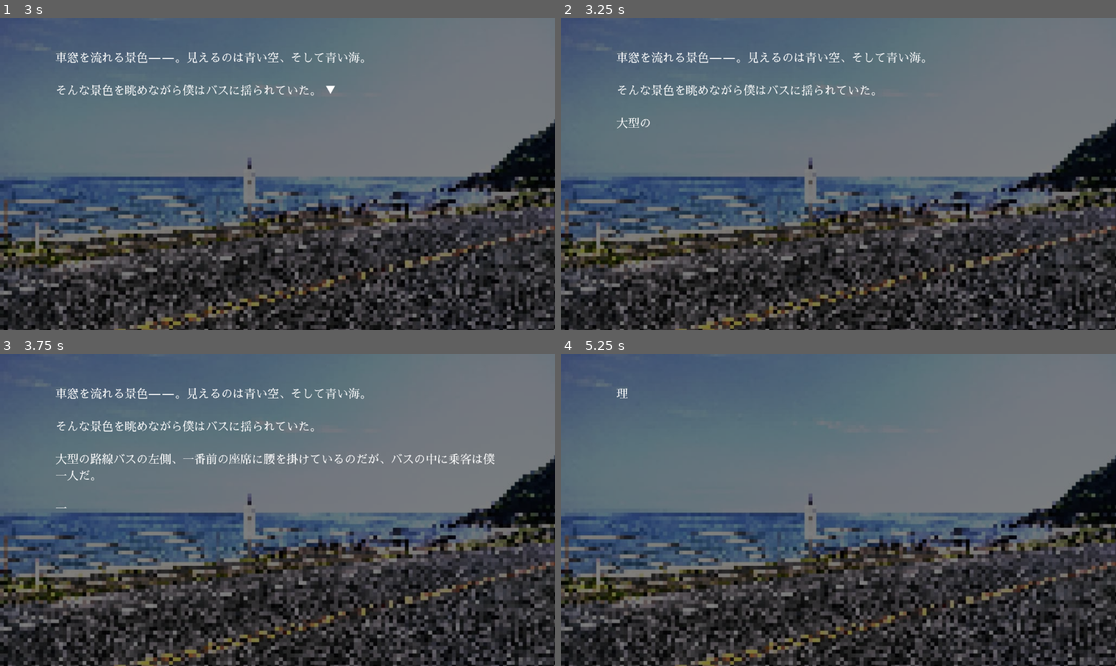
Above: before the commit, frames 1-4 (two rows, left to right).
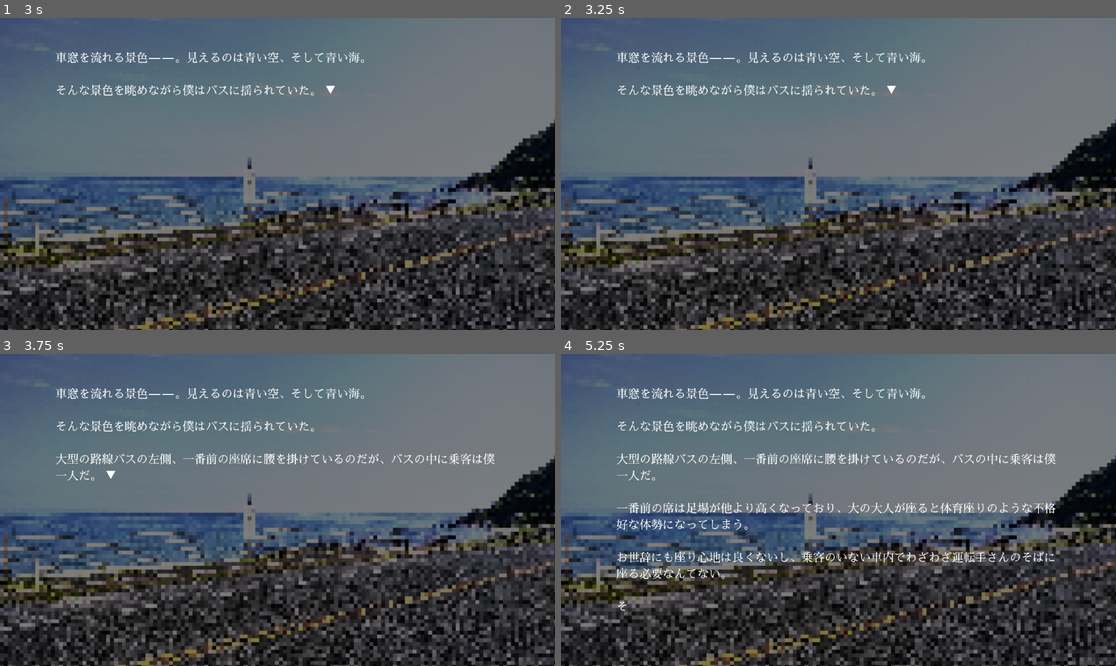
Above: after the commit, the same moments.

Repository: azukigame-s/kiminokoe
Game: Godot game, scene res://scenes/title_scene.tscn
Two runs of this game, one before a commit and one after it. Both use one fixed random seed, a clock stepped at 60 frames per second and the inputs below.
Inputs (mouse positions are in pixels of both pictures, inside the frame that each line leads up to):
- Up to frame 1 (3 s): click "ゲームを始める" at 0.5 s; tap Enter at 1.25 s; move the mouse to (399, 158) at 1.27 s; hold D 1.28-2.03 s; hold Enter 1.28-2.03 s; click (399, 158) at 1.42 s; tap Space at 1.52, 1.82, 2.27, 2.3, 2.57 s; tap E at 1.55, 2.1 s; move the mouse to (166, 189) at 2.02 s; hold Down 2.03-2.78 s; click (166, 189) at 2.17 s; move the mouse to (333, 105) at 2.77 s; hold D from 2.78 s (still down); hold Space from 2.78 s (still down); click (333, 105) at 2.92 s
- Up to frame 2 (3.25 s): keep holding D; keep holding Space; tap Enter at 3.05 s
- Up to frame 3 (3.75 s): move the mouse to (249, 572) at 3.52 s; release D at 3.53 s; release Space at 3.53 s; hold Up from 3.53 s (still down); tap Enter at 3.6 s; click (249, 572) at 3.67 s
- Up to frame 4 (5.25 s): tap Space at 3.77, 4.07 s; tap E at 3.8 s; move the mouse to (1005, 556) at 4.27 s; release Up at 4.28 s; hold Space 4.28-5.03 s; hold A from 4.28 s (still down); tap B at 4.35 s; click (1005, 556) at 4.42 s; move the mouse to (672, 463) at 5.02 s; tap C at 5.1 s; click (672, 463) at 5.17 s

Frame 1 is identical in both runs. In frame 2, 0.1% of the frame differs, in the area x 10-61%, y 21-36%; in frame 3, less than 0.1%; in frame 4, 4.4%, in the area x 10-90%, y 10-83%.

Commit message:
🔥 ページ送りバグを引き継ぎ資料にまとめた

Diff:
--- a/scripts/core/command_executor.gd
+++ b/scripts/core/command_executor.gd
@@ -91,21 +91,29 @@
 	var new_page = command.get("new_page", false)
 	var go_next = command.get("go_next", false)
 
+	print("[CommandExecutor] execute_dialogue() text=%s, new_page=%s, go_next=%s" % [text.substr(0, 20), new_page, go_next])
+
 	text_display.set_instant_display(skip_controller.is_skipping)
 	text_display.set_go_next(go_next)
 
 	# テキスト表示（アニメーション完了まで待機）
+	print("[CommandExecutor] execute_dialogue() calling show_text()")
 	await text_display.show_text(text, new_page)
+	print("[CommandExecutor] execute_dialogue() show_text() completed")
 
 	# go_next: アニメーション完了後に自動進行（クリック待機なし）
 	if go_next:
+		print("[CommandExecutor] execute_dialogue() go_next=true, skipping wait_for_advance()")
 		return
 
 	# クリック待機
 	if skip_controller.is_skipping:
+		print("[CommandExecutor] execute_dialogue() skipping, waiting timer")
 		await get_tree().create_timer(skip_controller.skip_wait_time).timeout
 	else:
+		print("[CommandExecutor] execute_dialogue() calling wait_for_advance()")
 		await text_display.wait_for_advance()
+		print("[CommandExecutor] execute_dialogue() wait_for_advance() completed")
 
 ## background コマンドを実行
 func execute_background(command: Dictionary, skip_controller: SkipController) -> void:
--- a/scripts/core/scenario_engine.gd
+++ b/scripts/core/scenario_engine.gd
@@ -86,7 +86,9 @@
 				continue  # current_indexはbranch内で設定済み
 
 		# 通常のコマンドはCommandExecutorで処理
+		print("[ScenarioEngine] Calling command_executor.execute() for command %d" % current_index)
 		await command_executor.execute(command, skip_controller)
+		print("[ScenarioEngine] command_executor.execute() completed for command %d" % current_index)
 
 		command_executed.emit(command)
 		current_index += 1
--- a/scripts/ui/text_display.gd
+++ b/scripts/ui/text_display.gd
@@ -26,6 +26,16 @@
 # go_next フラグ（インジケータ表示用）
 var _go_next: bool = false
 
+# WAITING状態のクリック検出用
+# _input() イベントベースではなく、_process() ポーリングベースで検出
+# 幽霊クリック（_input に届くが物理的でないイベント）を防ぐため
+var _waiting_mouse_was_down: bool = false    # 前フレームのマウスボタン状態
+var _waiting_key_was_down: bool = false      # 前フレームのキーボード状態（Enter/Space）
+var _waiting_needs_release: bool = false     # WAITING開始時にマウスが押されていたらリリースを待つ
+var _waiting_frame_count: int = 0            # WAITING開始からのフレーム数
+var _waiting_start_msec: int = 0             # WAITING開始時のミリ秒
+const WAITING_PROTECTION_FRAMES: int = 5    # WAITING開始直後の保護フレーム数
+
 # インジケータ
 var _indicator_blink_timer: float = 0.0
 var _indicator_blink_speed: float = 0.5
@@ -45,30 +55,30 @@
 		text_label = get_node("TextLabel")
 
 func _input(event):
-	# IDLE 状態では入力を無視
-	if _state == State.IDLE:
-		return
-
-	# クリック/キー判定
-	var is_click = false
+	# デバッグ: クリック/キーイベントのみログ出力（MouseMotionは除外）
 	if event is InputEventMouseButton:
-		if event.button_index == MOUSE_BUTTON_LEFT and event.pressed:
-			is_click = true
+		var btn_info = "MouseButton(button=%s, pressed=%s)" % [event.button_index, event.pressed]
+		var msec = Time.get_ticks_msec()
+		print("[TextDisplay] _input() %s, state=%s, msec=%d" % [btn_info, State.keys()[_state], msec])
 	elif event is InputEventKey:
-		if (event.keycode == KEY_ENTER or event.keycode == KEY_SPACE) and event.pressed:
-			is_click = true
-
-	if not is_click:
-		return
-
-	match _state:
-		State.ANIMATING:
-			# アニメーション中 → 即座に完了
+		if event.pressed:  # キーはpressedのみログ
+			var key_info = "Key(keycode=%s)" % event.keycode
+			print("[TextDisplay] _input() %s, state=%s" % [key_info, State.keys()[_state]])
+
+	# ANIMATING 状態のみ: クリックでアニメーション即完了
+	# WAITING のクリック検出は _process() のポーリングで行う
+	if _state == State.ANIMATING:
+		var is_click = false
+		if event is InputEventMouseButton:
+			if event.button_index == MOUSE_BUTTON_LEFT and event.pressed:
+				is_click = true
+		elif event is InputEventKey:
+			if (event.keycode == KEY_ENTER or event.keycode == KEY_SPACE) and event.pressed:
+				is_click = true
+
+		if is_click:
 			_complete_animation()
-		State.WAITING:
-			# クリック待機中 → ページ送り
-			_state = State.IDLE
-			_advance_requested.emit()
+			accept_event()
 
 func _process(delta):
 	match _state:
@@ -76,6 +86,7 @@
 			_process_animation(delta)
 		State.WAITING:
 			_process_indicator_blink(delta)
+			_process_waiting_click(delta)
 
 ## アニメーション処理
 func _process_animation(delta: float) -> void:
@@ -93,6 +104,55 @@
 	# 全文字表示完了
 	if _char_index >= _current_text.length():
 		_complete_animation()
+
+## WAITING状態でのクリック検出（ポーリングベース）
+## _input() ではなく _process() で物理的なマウス/キー状態をチェックする
+func _process_waiting_click(_delta: float) -> void:
+	_waiting_frame_count += 1
+
+	var mouse_down = Input.is_mouse_button_pressed(MOUSE_BUTTON_LEFT)
+	var key_down = Input.is_key_pressed(KEY_ENTER) or Input.is_key_pressed(KEY_SPACE)
+
+	# 保護フレーム中は入力を無視（ただし状態は追跡する）
+	if _waiting_frame_count <= WAITING_PROTECTION_FRAMES:
+		# マウスの物理状態を追跡（保護中もリリースを検知）
+		if not mouse_down:
+			_waiting_needs_release = false
+		_waiting_mouse_was_down = mouse_down
+		_waiting_key_was_down = key_down
+		return
+
+	# リリース待ちの場合、マウスが離されるのを待つ
+	if _waiting_needs_release:
+		if not mouse_down:
+			_waiting_needs_release = false
+			print("[TextDisplay] _process_waiting_click() mouse released, now accepting clicks (frame %d)" % _waiting_frame_count)
+		_waiting_mouse_was_down = mouse_down
+		_waiting_key_was_down = key_down
+		return
+
+	# マウスの立ち上がりエッジ検出（押されていない → 押された）
+	if mouse_down and not _waiting_mouse_was_down:
+		var elapsed_msec = Time.get_ticks_msec() - _waiting_start_msec
+		print("[TextDisplay] _process_waiting_click() CLICK at frame %d, elapsed %dms, FPS=%d (mouse)" % [_waiting_frame_count, elapsed_msec, Engine.get_frames_per_second()])
+		_waiting_mouse_was_down = mouse_down
+		_waiting_key_was_down = key_down
+		_state = State.IDLE
+		_advance_requested.emit()
+		return
+
+	# キーボードの立ち上がりエッジ検出（押されていない → 押された）
+	if key_down and not _waiting_key_was_down:
+		var elapsed_msec = Time.get_ticks_msec() - _waiting_start_msec
+		print("[TextDisplay] _process_waiting_click() CLICK at frame %d, elapsed %dms (key)" % [_waiting_frame_count, elapsed_msec])
+		_waiting_mouse_was_down = mouse_down
+		_waiting_key_was_down = key_down
+		_state = State.IDLE
+		_advance_requested.emit()
+		return
+
+	_waiting_mouse_was_down = mouse_down
+	_waiting_key_was_down = key_down
 
 ## インジケータ点滅処理
 func _process_indicator_blink(delta: float) -> void:
@@ -111,7 +171,11 @@
 		return
 
 	if new_page:
+		print("[TextDisplay] show_text() new_page=true, calling _clear_internal()")
 		_clear_internal()
+		# 即座にANIMATING状態に設定して、IDLE状態の時間を最小化
+		_state = State.ANIMATING
+		print("[TextDisplay] show_text() new_page=true, state set to ANIMATING")
 
 	_current_text = text
 	_char_index = 0
@@ -123,27 +187,53 @@
 		_displayed_text = _current_text
 		_char_index = _current_text.length()
 		_finalize_text()
+		# instant_displayの場合も_animation_finishedを発行して、awaitが正しく解決されるようにする
+		_state = State.IDLE
+		_animation_finished.emit()
 		return
 
 	# アニメーション開始 → 完了まで待機
-	_state = State.ANIMATING
+	# new_page=trueの場合は既にANIMATING状態に設定済み
+	if not new_page:
+		_state = State.ANIMATING
 	await _animation_finished
 
 ## クリック待機（async: ユーザーのクリックまで待機）
 func wait_for_advance() -> void:
+	print("[TextDisplay] wait_for_advance() called, current state: %s" % State.keys()[_state])
+
+	# 以前のシグナル接続をクリアするために、一度フレームを待つ
+	# これにより、以前に発行された_advance_requestedシグナルがawaitに影響しないようにする
+	await get_tree().process_frame
+
 	_state = State.WAITING
 	_indicator_visible = true
 	_indicator_blink_timer = 0.0
 	_update_display()
+
+	# ポーリングベースのクリック検出を初期化
+	_waiting_frame_count = 0
+	_waiting_start_msec = Time.get_ticks_msec()
+	var mouse_currently_down = Input.is_mouse_button_pressed(MOUSE_BUTTON_LEFT)
+	var key_currently_down = Input.is_key_pressed(KEY_ENTER) or Input.is_key_pressed(KEY_SPACE)
+	_waiting_mouse_was_down = mouse_currently_down
+	_waiting_key_was_down = key_currently_down
+	_waiting_needs_release = mouse_currently_down  # マウスが押されている場合はリリースを待つ
+
+	print("[TextDisplay] wait_for_advance() WAITING, mouse_down=%s, needs_release=%s, msec=%d, FPS=%d" % [mouse_currently_down, _waiting_needs_release, _waiting_start_msec, Engine.get_frames_per_second()])
+
 	await _advance_requested
+	print("[TextDisplay] wait_for_advance() received _advance_requested")
 
 ## 強制完了（スキップモードから呼ばれる同期メソッド）
 ## ANIMATING → アニメーション完了、WAITING → クリック待機解除
 func force_complete() -> void:
+	print("[TextDisplay] force_complete() called, current state: %s" % State.keys()[_state])
 	match _state:
 		State.ANIMATING:
 			_complete_animation()
 		State.WAITING:
+			print("[TextDisplay] force_complete() WAITING state: emitting _advance_requested")
 			_state = State.IDLE
 			_advance_requested.emit()
 
@@ -162,6 +252,9 @@
 # ===== Internal =====
 
 func _clear_internal() -> void:
+	# WAITING状態の場合は、待機中のwait_for_advance()をキャンセル
+	# ただし、_advance_requestedは発行しない（wait_for_advance()が呼ばれる前に発行されると、awaitが即座に解決されてしまうため）
+	# 代わりに、wait_for_advance()の最初で状態を確認する
 	_state = State.IDLE
 	_current_text = ""
 	_displayed_text = ""
Not shown, added: documents/bug_page_advance.md
